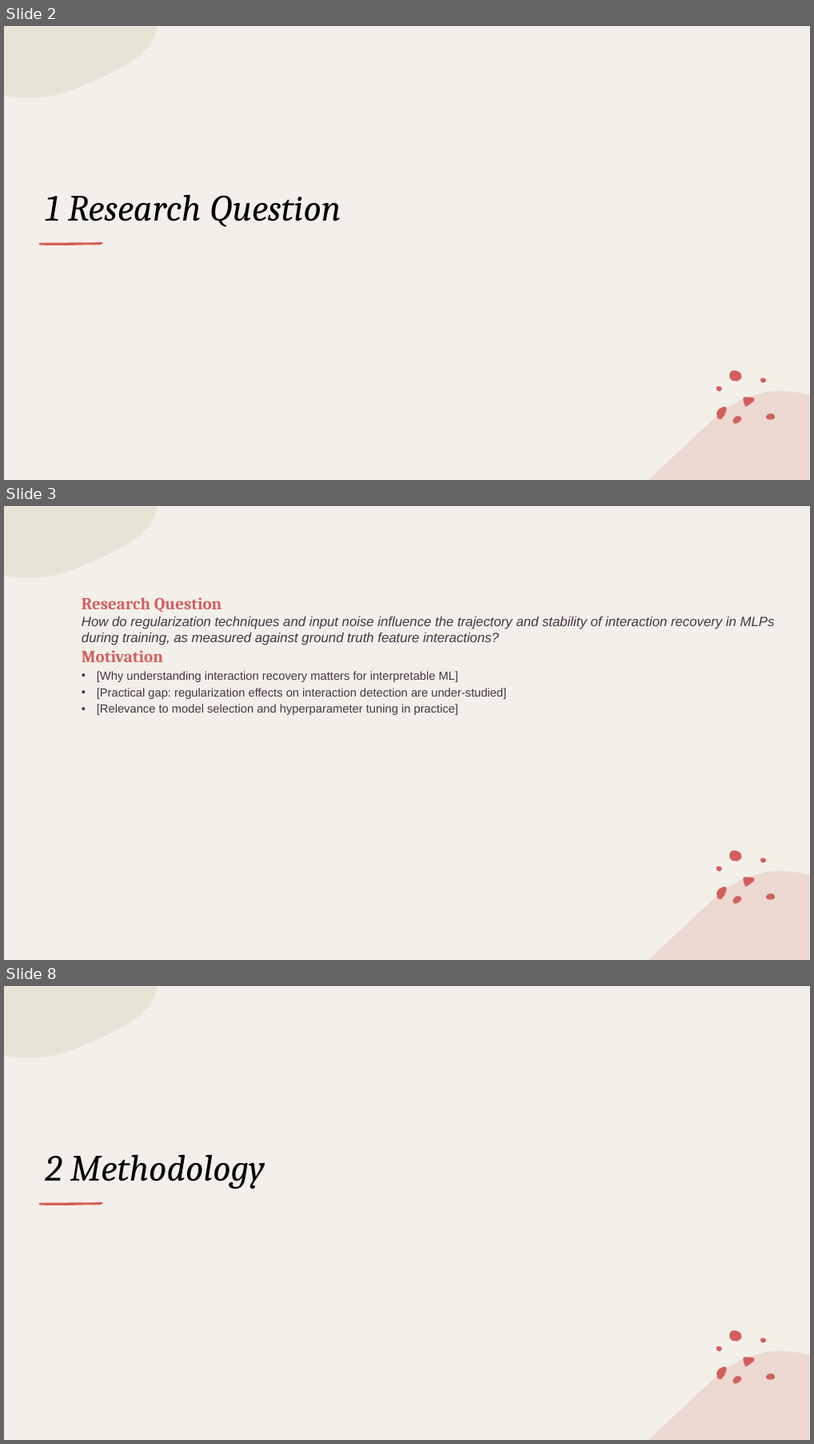
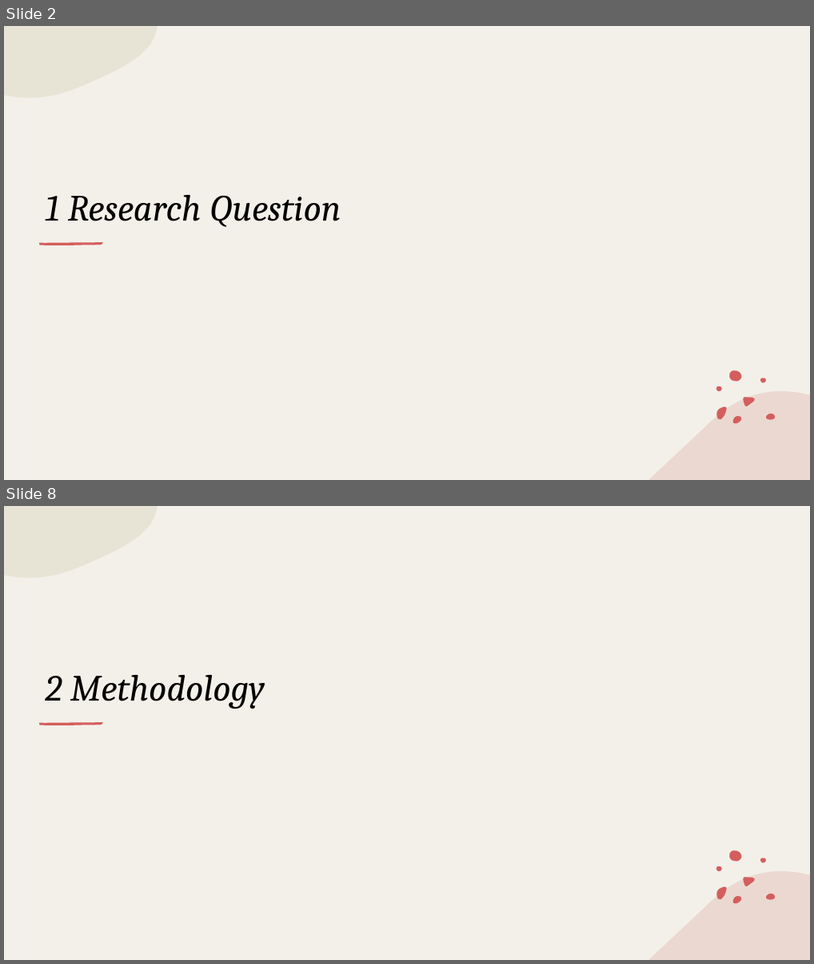
Before and after one commit to EdouarddDw/MLP-Interaction-Detection, a slide deck: mid term prezsention.pptx. Shown one above the other, each under a label of ours: slides 2, 3 and 8 before the commit, slides 2 and 8 after it; the slides between them are not shown. The pictures are 814x1444 and 814x964 pixels, drawn with LibreOffice and Linux fonts; fonts in the diff are those of the drawing. Boxes give left, top, right and bottom in pixels: in the first picture for what was removed or moved away, otherwise in the second. Text is boxed around its words. In the diff, an @@ line names an element or a change of style, - is before the commit and + after.

```diff
--- a/mid term prezsention.pptx
+++ b/mid term prezsention.pptx
@@ slide 3 removed at bbox=[4, 506, 810, 960], background #F3F0E9; not listed: 9 template elements that a slide beside it also shows @@
@@ text removed at bbox=[82, 597, 775, 715] @@
-Research Question
-How do regularization techniques and input noise influence the trajectory and stability of interaction recovery in MLPs during training, as measured against ground truth feature interactions?
-Motivation
-• [Why understanding interaction recovery matters for interpretable ML]
-• [Practical gap: regularization effects on interaction detection are under-studied]
-• [Relevance to model selection and hyperparameter tuning in practice]
```
Also in this commit, not shown: 6 slides changed, 12 slides added, 6 other slides removed, 3 other files.
